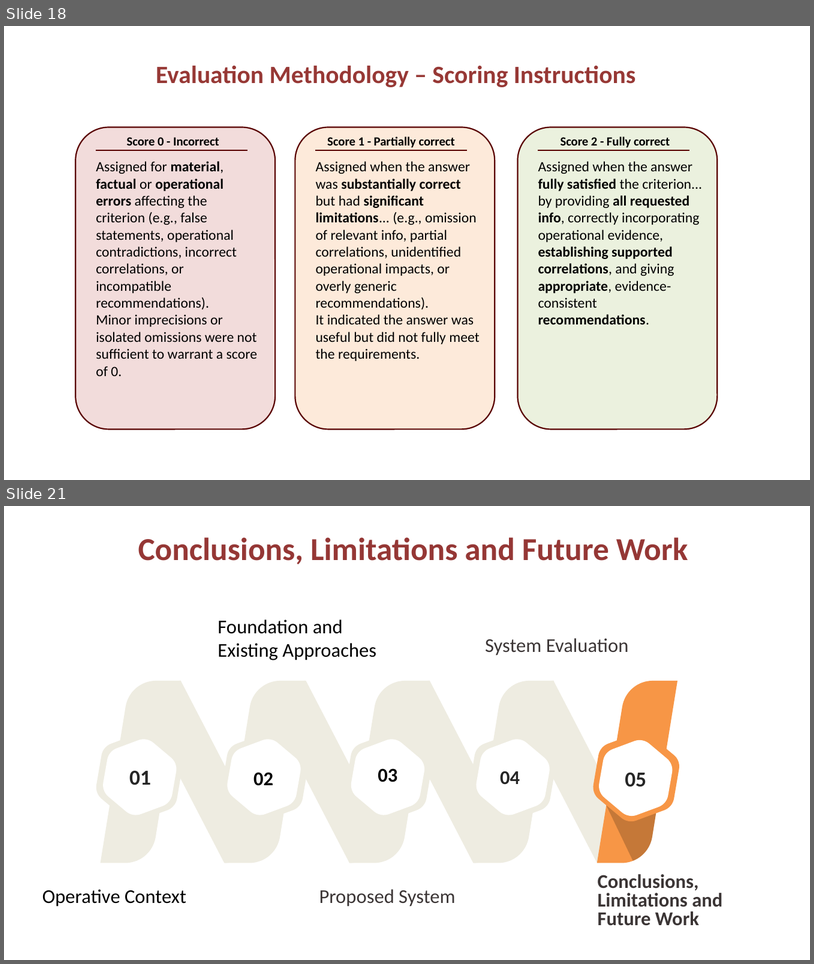
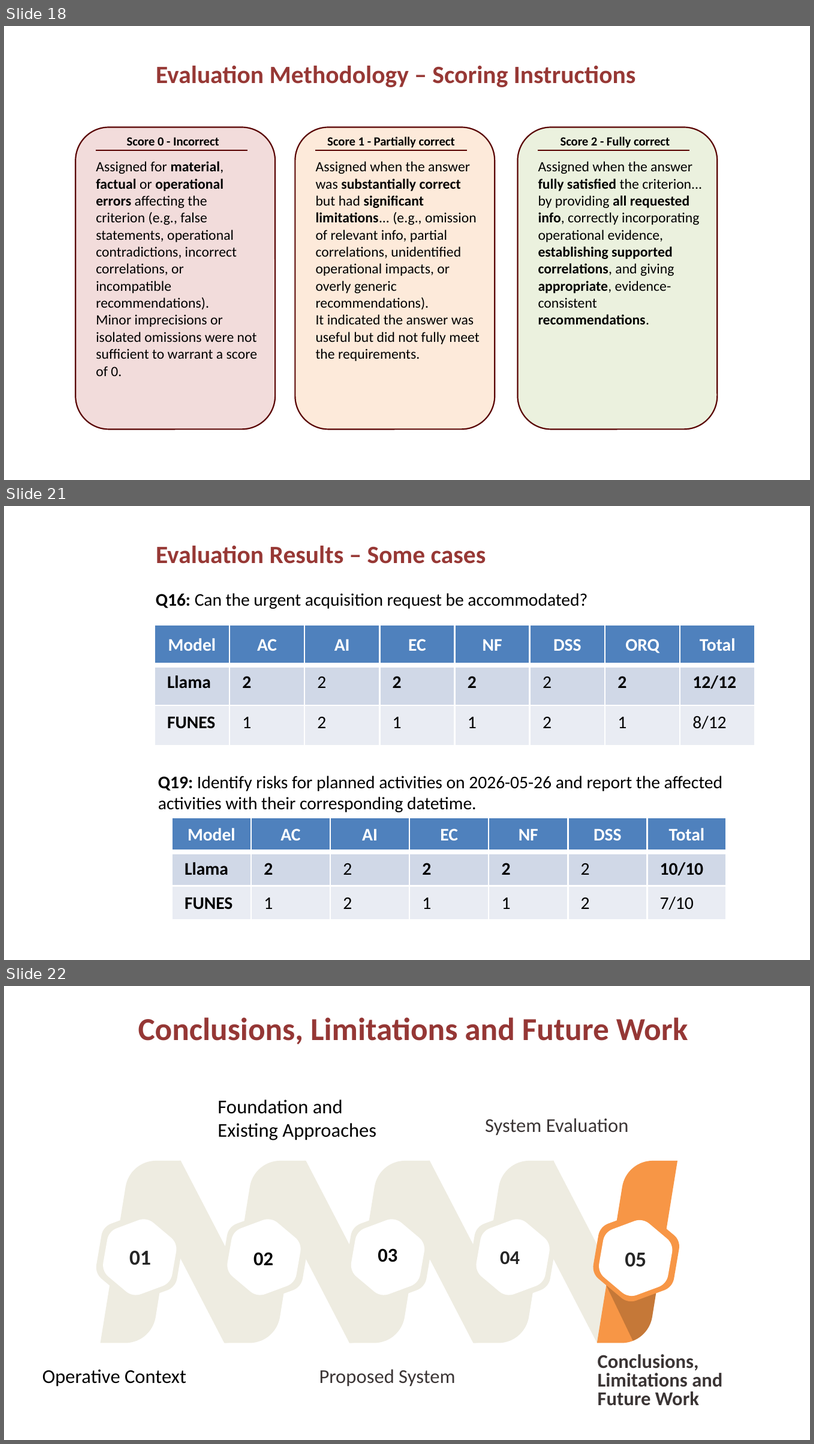
Before and after one commit to AntonLissa/AIRO-thesis, a slide deck: AIRO.pptx. Shown one above the other, each under a label of ours: slides 18 and 21 before the commit, slides 18, 21 and 22 after it; the slides between them are not shown. The pictures are 814x964 and 814x1444 pixels, drawn with LibreOffice and Linux fonts; fonts in the diff are those of the drawing; background and template pictures are left out. Boxes give left, top, right and bottom in pixels: in the first picture for what was removed or moved away, otherwise in the second. Text is boxed around its words. In the diff, an @@ line names an element or a change of style, - is before the commit and + after.

```diff
--- a/AIRO.pptx
+++ b/AIRO.pptx
@@ slide 21 added at (x1=4, y1=506, x2=810, y2=960), background #FFFFFF @@
@@ text added at (x1=156, y1=546, x2=486, y2=564), 14 pt, text #973835, bold @@
+Evaluation Results – Some cases
@@ text added at (x1=156, y1=593, x2=588, y2=609), 10 pt, text #000000 @@
+Q16: Can the urgent acquisition request be accommodated?
@@ table added at (x1=155, y1=625, x2=758, y2=746), 3 rows, 8 columns @@
+Model | AC | AI | EC | NF | DSS | ORQ | Total
+Llama | 2 | 2 | 2 | 2 | 2 | 2 | 12/12
+FUNES | 1 | 2 | 1 | 1 | 2 | 1 | 8/12
@@ text added at (x1=158, y1=775, x2=723, y2=812), 10 pt, text #000000 @@
+Q19: Identify risks for planned activities on 2026-05-26 and report the affected activities with their corresponding datetime.
@@ table added at (x1=171, y1=818, x2=726, y2=920), 3 rows, 7 columns @@
+Model | AC | AI | EC | NF | DSS | Total
+Llama | 2 | 2 | 2 | 2 | 2 | 10/10
+FUNES | 1 | 2 | 1 | 1 | 2 | 7/10
@@ what was slide 21 is now slide 22 @@
```
Also in this commit, not shown: 2 slides changed, 1 other slide added, 1 slide removed.
